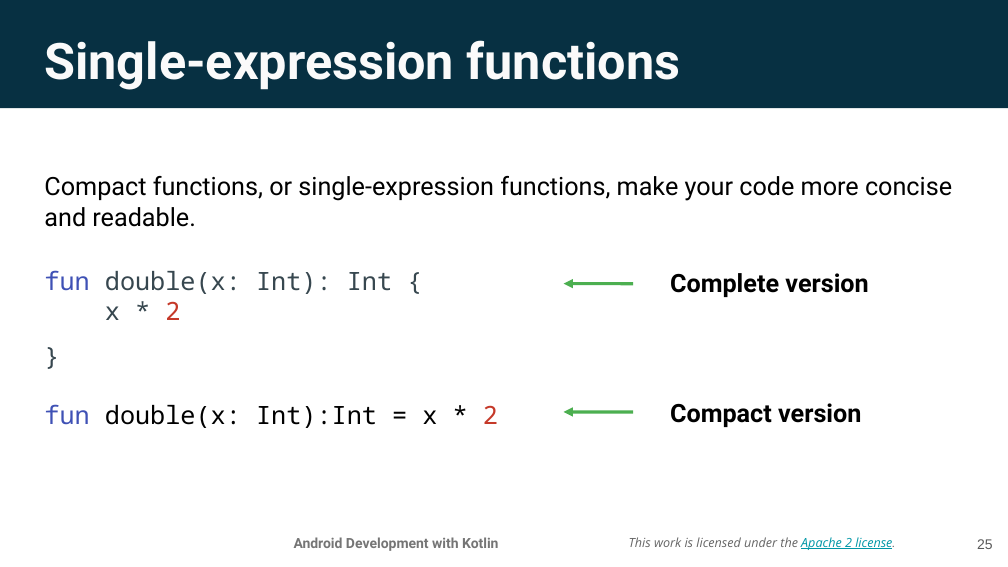
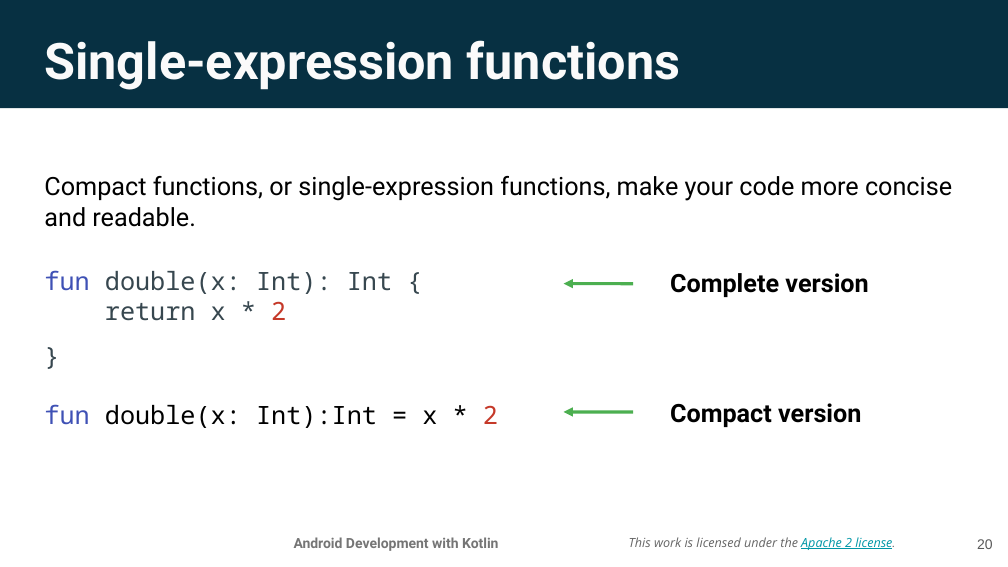
Before and after one commit to aadityaguptaa/Android-Bootcamp-PSNA, a slide deck: slide 20 of Day-0/Lesson 2_ Functions.pptx (slide 25 before the commit). Drawn at 1008x567 pixels with LibreOffice and Linux fonts; fonts in the diff are those of the drawing; background and template pictures are left out. Boxes give left, top, right and bottom in pixels: in the first picture for what was removed or moved away, otherwise in the second. Text is boxed around its words. In the diff, an @@ line names an element or a change of style, - is before the commit and + after.

```diff
--- a/Day-0/Lesson 2_ Functions.pptx
+++ b/Day-0/Lesson 2_ Functions.pptx
@@ text at [105,301,286,321]: text changed @@
-x * 2
+return x * 2
@@ page number at [977,539,993,549]: text changed @@
-25
+20
```
Also in this commit, not shown: 3 other slides changed, 5 slides removed.
